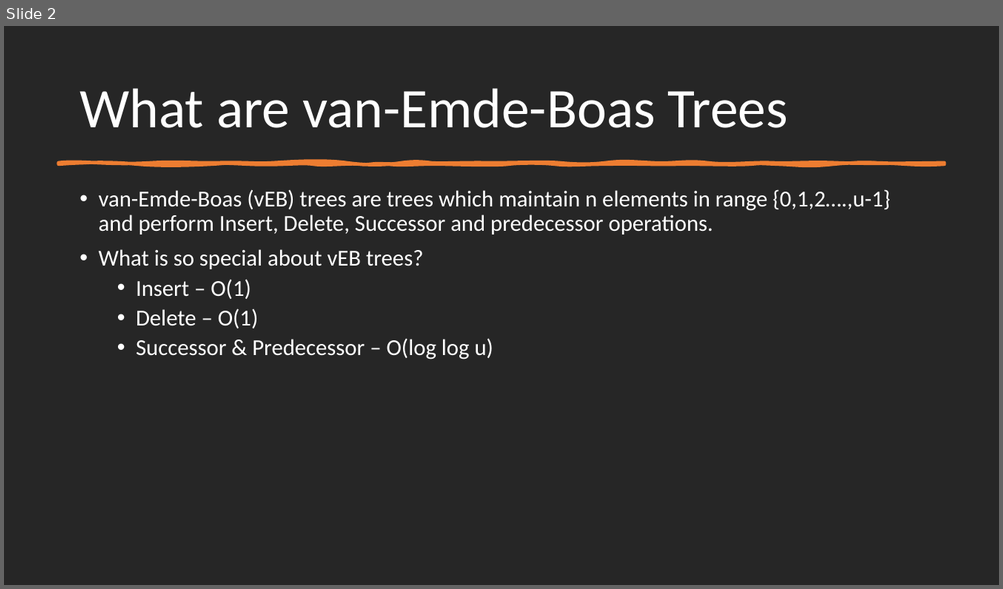
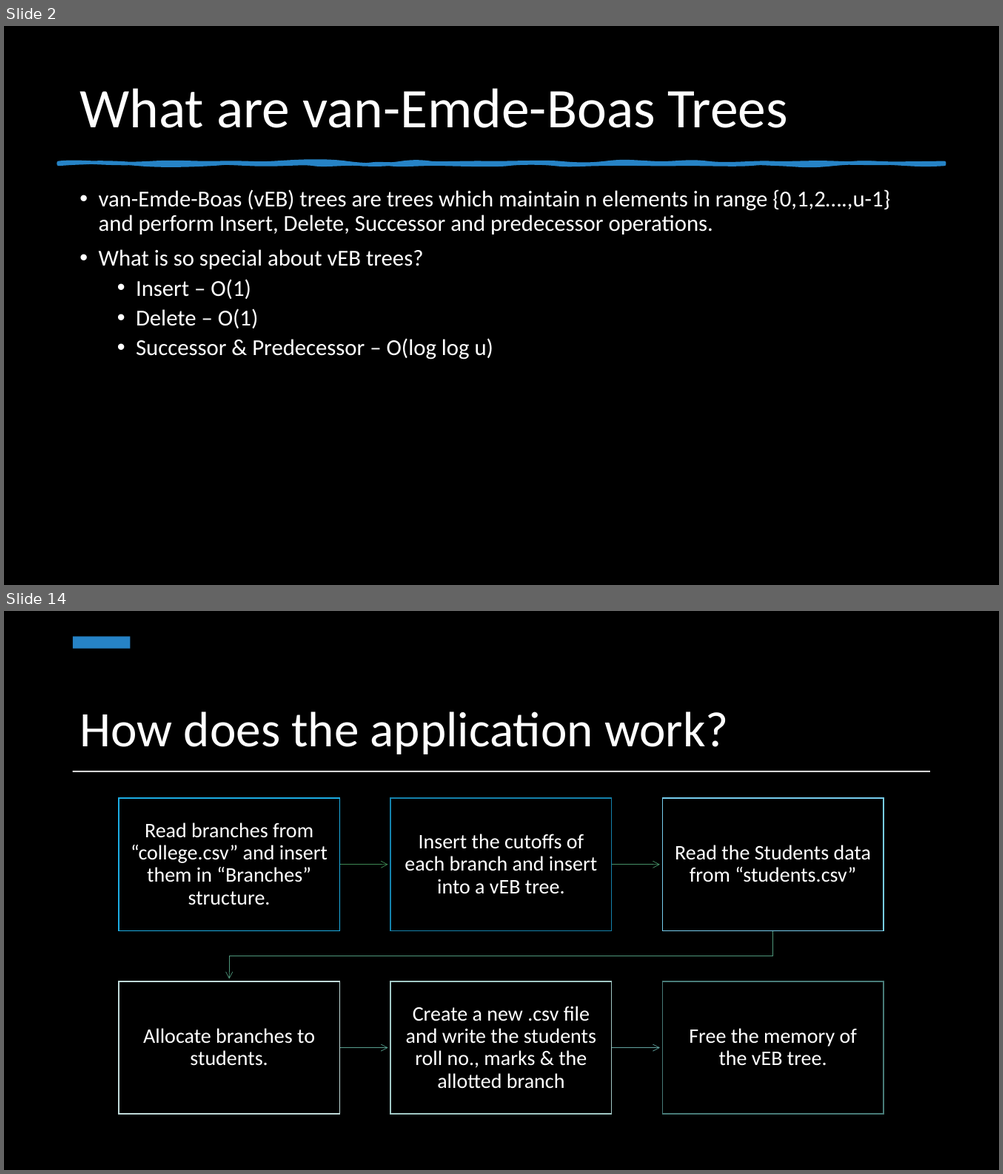
Before and after one commit to drdholu/van-Emde-Boas, a slide deck: vEB Allocation Framework.pptx. Shown one above the other, each under a label of ours: slide 2 before the commit, slides 2 and 14 after it; the slides between them are not shown. The pictures are 1003x589 and 1003x1174 pixels, drawn with LibreOffice and Linux fonts; fonts in the diff are those of the drawing. Boxes give left, top, right and bottom in pixels: in the first picture for what was removed or moved away, otherwise in the second. Text is boxed around its words. In the diff, an @@ line names an element or a change of style, - is before the commit and + after.

```diff
--- a/vEB Allocation Framework.pptx
+++ b/vEB Allocation Framework.pptx
@@ slide 14 added at (x1=4, y1=611, x2=999, y2=1170), background #000000 @@
@@ rectangle added at (x1=73, y1=637, x2=131, y2=649), fill #2683C6 @@
@@ title added at (x1=80, y1=712, x2=728, y2=755), 48 pt, text #FFFFFF @@
+How does the application work?
@@ rectangle added at (x1=73, y1=771, x2=930, y2=772), fill #D5D5D5 @@
@@ group added at (x1=119, y1=798, x2=883, y2=1115): 6 rectangles, 6 texts, 5 freeform shapes @@
+Read branches from “college.csv” and insert them in “Branches” structure.
+Insert the cutoffs of each branch and insert into a vEB tree.
+Read the Students data from “students.csv”
+Allocate branches to students.
+Create a new .csv file and write the students roll no., marks & the allotted branch
+Free the memory of the vEB tree.
@@ slide 2 changed as well @@
@@ background #262626 to #000000 @@
@@ freeform shape at (x1=59, y1=163, x2=944, y2=164): fill #ED7D31 to #2683C6; outline #ED7D31 3.25 pt to #2683C6 3.25 pt @@
```
Also in this commit, not shown: 8 other slides changed, 5 other slides added, 5 other files.
